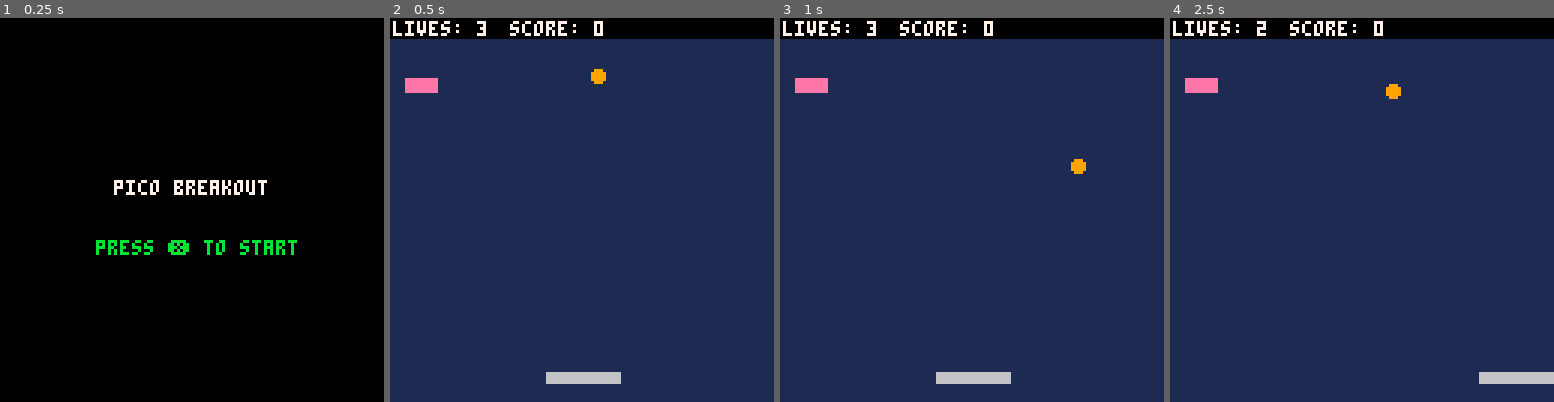
Above: before the commit, frames 1-4 (left to right).
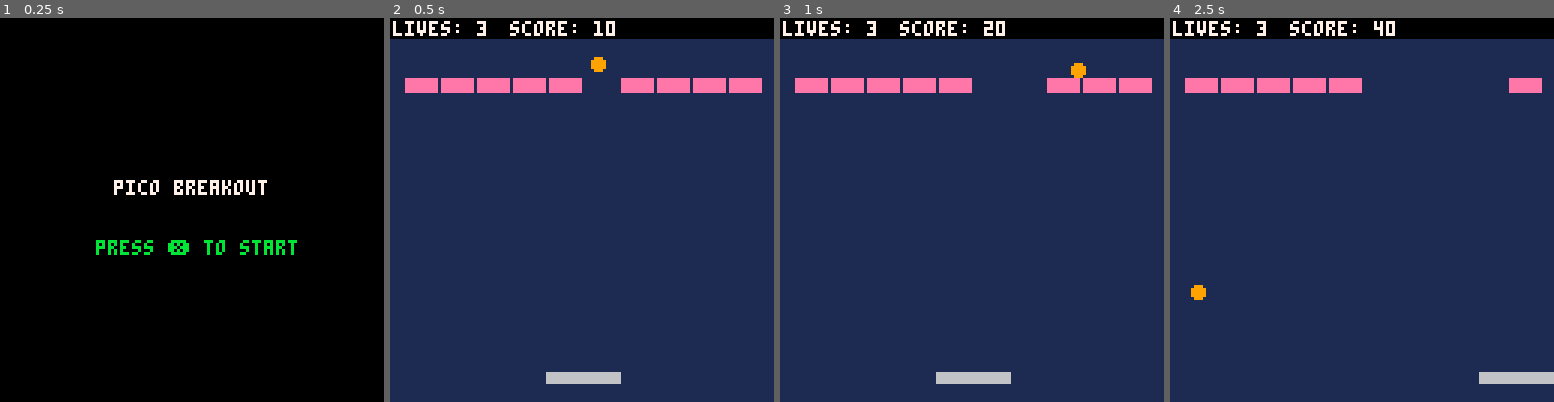
Above: after the commit, the same moments.

Repository: nicolasmbronner/pico-8
Game: PICO-8 cartridge breakout.p8
Two runs of this game, one before a commit and one after it. Both use one fixed random seed, a clock stepped at 60 frames per second and the inputs below.
Inputs:
- Up to frame 1 (0.25 s): no input
- Up to frame 2 (0.5 s): tap X (X key) at 0.33 s
- Up to frame 3 (1 s): tap O (Z key) at 0.7 s
- Up to frame 4 (2.5 s): tap X (X key) at 1.07, 1.85 s; hold Right 1.6-2.1 s; tap O (Z key) at 1.7, 2.1 s; hold Up 2.15-2.42 s; hold Right from 2.47 s (still down)

Frame 1 is identical in both runs. In frame 2, 3.0% of the frame differs, in the area x 13-97%, y 0-20%; in frame 3, 2.7%; in frame 4, 2.1%.

Commit message:
Added Basic Bricks Building
- Now we can create a full line of bricks with tables, for loops, and `#my_var` for "my_var.length".
- The ball collides and deflect agains those bricks quite well (but still some bugs)

Diff:
--- a/breakout.p8
+++ b/breakout.p8
@@ -1,7 +1,7 @@
 pico-8 cartridge // http://www.pico-8.com
 version 42
 __lua__
---next breakout #10 17:09
+--next breakout #11
 
 --goals
 -- 4.levels
@@ -21,31 +21,7 @@
 -- ◆never multi-break 1 frame
 -- ◆not through both bricks
 
--- possible solution:
--- 1.test for collision (ok)
--- 2.test for deflection (ok)
--- 3.if true (horizontal defl)
---   test ball_x direction
---   test brick presence in
---   opposite x direction of
---   hit brick opposed to
---   ball_x direction
---   if brick presence,
---   differed defl (vertical)
--- 4.else (vertical)
---   test ball_y direction
---   test brick presence in
---   opposite y direction of
---   hit brick opposed to
---   ball_y direction
---   if brick presence,
---   differed defl (horizontal)
--- 5.if brick collision, make
---   a bool true for the rest
---   of the frame, which stops
---   further collision tests,
---   so only 1 collision
---   per frame
+-- possible solution: 1.test for collision (ok) | 2.test for deflection (ok) | 3.if true (horizontal defl),test ball_x direction,test brick presence in opposite x direction of hit brick opposed to ball_x direction.if brick presence:differed defl (vertical),else (vertical).test ball_y direction,test brick presence in opposite y direction of hit brick opposed to ball_y direction.if brick presence,differed defl (horizontal) | 5.if brick collision, make a bool true for the rest of the frame,which stops further collision tests,so only 1 collision per frame
 
 --art
 -- ◆theme:steampunk
@@ -88,11 +64,11 @@
 	pad_hit=8   --colision color
 
 	--brick
-	brick_x=5
-	brick_y=20
+	brick_x={}
+	brick_y={}
+	brick_v={}
 	brick_w=10
 	brick_h=4
-	brick_v=true
 
 	--screen
 	screen_c=1
@@ -102,6 +78,9 @@
 	lives_start=3
 	lives=3
 	score=0
+
+	--functions
+	buildbricks()
 end --_init()
 
 
@@ -265,32 +244,36 @@
 	end --if ball-pad.col
 
 
-	--ball/brick collision test
-	if brick_v and ball_col(
-	nextx,nexty,brick_x,brick_y,
-	brick_w,brick_h) then
-
-		--deal with deflection
-		if ball_defl(
-		ball_x,ball_y,ball_dx,
-		ball_dy,brick_x,brick_y,
-		brick_w,brick_h) then
-
-			--ball_defl=true
-			--horizontal deflection
-			ball_dx=-ball_dx
-			ball_dy=-ball_dy
-		else
-
-			--ball_defl=false
-			--vertical deflection
-			ball_dy=-ball_dy
+		--ball/brick collision test
+		for i=1,#brick_x do
+
+			if brick_v[i] and ball_col(
+			nextx,nexty,brick_x[i],
+			brick_y[i],brick_w,
+			brick_h) then
+
+				--deal with deflection
+				if ball_defl(
+				ball_x,ball_y,ball_dx,
+				ball_dy,brick_x[i],
+				brick_y[i],brick_w,
+				brick_h) then
+
+					--ball_defl=true
+					--horizontal deflection
+					ball_dx=-ball_dx
+				else
+
+					--ball_defl=false
+					--vertical deflection
+					ball_dy=-ball_dy
+				end
+
+				sfx(3)
+				brick_v[i]=false
+				score+=10
+			end --if ball-brick.col
 		end
-
-		sfx(3)
-		brick_v=false
-		score+=10
-	end --if ball-brick.col
 
 
 	--update game position
@@ -300,6 +283,7 @@
 
 
 function draw_game()
+	local i
 	cls(screen_c)
 
 	--ball draw
@@ -312,10 +296,13 @@
 	pad_y+pad_h,pad_c)
 
 	--bricks draw
-	if brick_v then
-		rectfill(brick_x,brick_y,
-		brick_x+brick_w,
-		brick_y+brick_h,14)
+	for i=1,#brick_x do
+		if brick_v[i] then
+			rectfill(brick_x[i],
+			brick_y[i],
+			brick_x[i]+brick_w,
+			brick_y[i]+brick_h,14)
+		end
 	end
 
 	--lives
@@ -378,6 +365,20 @@
 	ball_y=ball_y_start
 	ball_dx=ball_dx_start
 	ball_dy=ball_dy_start
+end
+
+
+
+--build the bricks
+
+function buildbricks()
+	local i
+	for i=1,10 do
+		add(brick_x,5+(i-1)*
+		(brick_w+2))
+		add(brick_y,20)
+		add(brick_v,true)
+	end
 end
 
 
